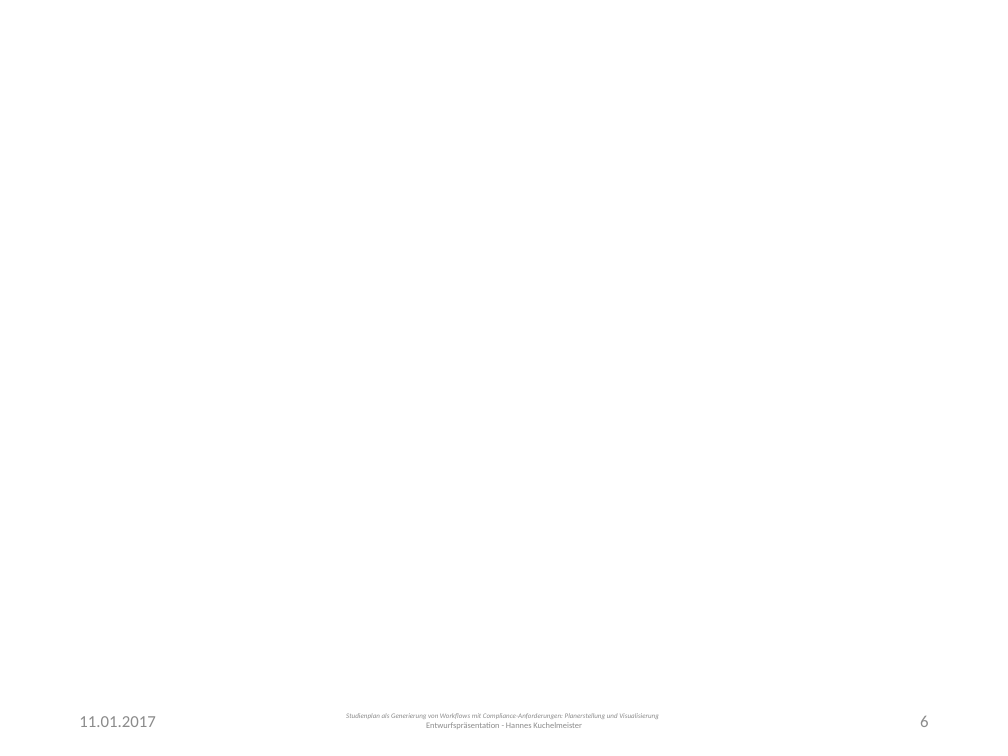
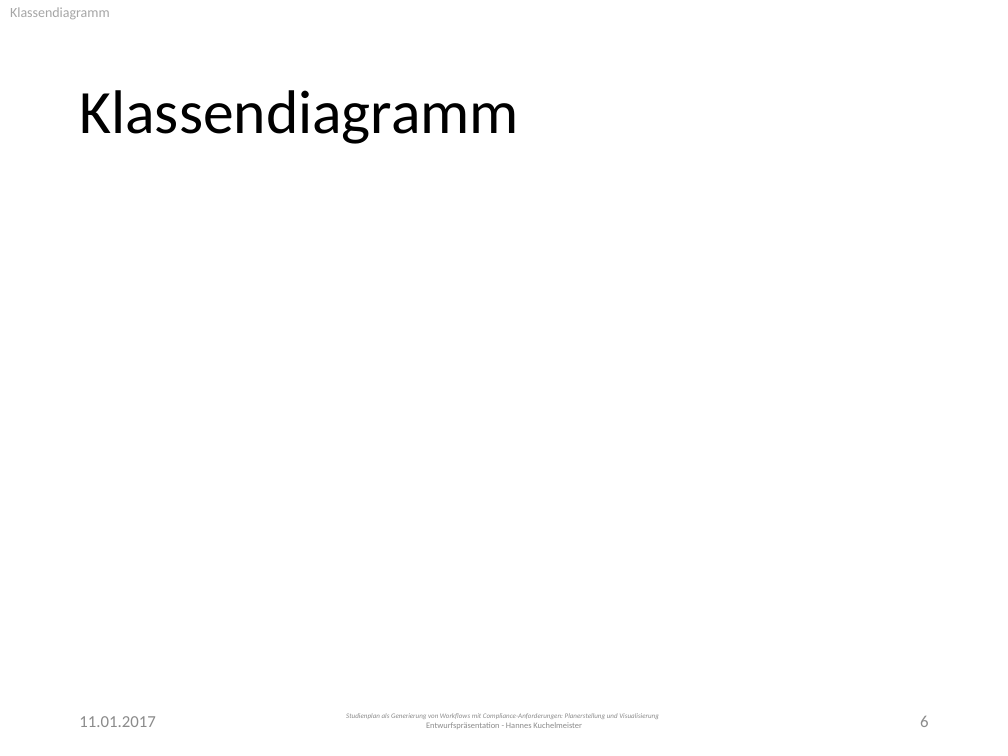
Before and after one commit to PSE-WS1617-IPD-Workflow/PSE_WS1617_IPD_Boehm_Studienplan, a slide deck: slide 6 of Entwurf/Presentation.pptx. Drawn at 1008x756 pixels with LibreOffice and Linux fonts; fonts in the diff are those of the drawing. Boxes give left, top, right and bottom in pixels: in the first picture for what was removed or moved away, otherwise in the second. Text is boxed around its words. In the diff, an @@ line names an element or a change of style, - is before the commit and + after.

```diff
--- a/Entwurf/Presentation.pptx
+++ b/Entwurf/Presentation.pptx
@@ text added at (10, 7, 110, 19), 10 pt, text #A6A6A6 @@
+Klassendiagramm
@@ title added at (79, 90, 519, 144), 44 pt, text #000000 @@
+Klassendiagramm
```
Also in this commit, not shown: 10 other slides changed, 5 slides added.
